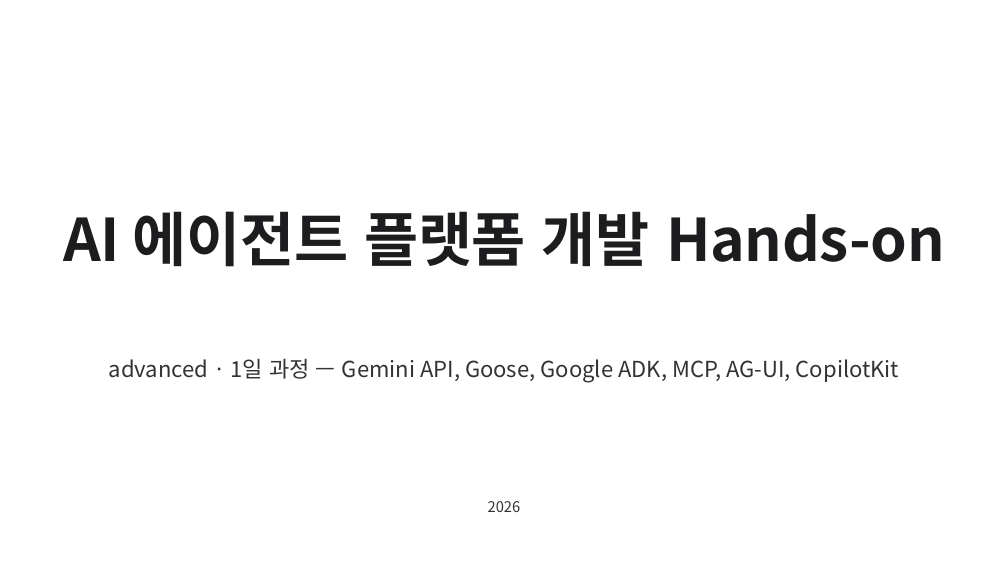
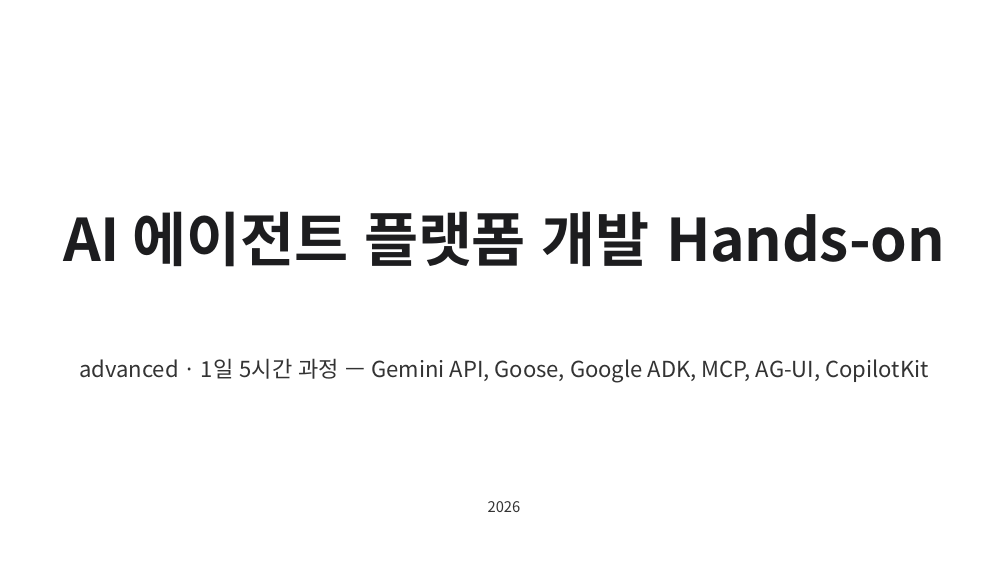
Before and after one commit to GNOEYHEAT/hands-on-ai-agent-platform, a slide deck: slide 1 of slides/hands-on-ai-agent-platform-advanced.pptx. Drawn at 1008x567 pixels with LibreOffice and Linux fonts; fonts in the diff are those of the drawing. Boxes give left, top, right and bottom in pixels: in the first picture for what was removed or moved away, otherwise in the second. Text is boxed around its words. In the diff, an @@ line names an element or a change of style, - is before the commit and + after.

```diff
--- a/slides/hands-on-ai-agent-platform-advanced.pptx
+++ b/slides/hands-on-ai-agent-platform-advanced.pptx
@@ text at bbox=[79, 358, 928, 383]: text changed @@
-advanced · 1일 과정 — Gemini API, Goose, Google ADK, MCP, AG-UI, CopilotKit
+advanced · 1일 5시간 과정 — Gemini API, Goose, Google ADK, MCP, AG-UI, CopilotKit
```
Also in this commit, not shown: 83 other slides changed, 4 slides added, 1 slide removed, 16 other files.
